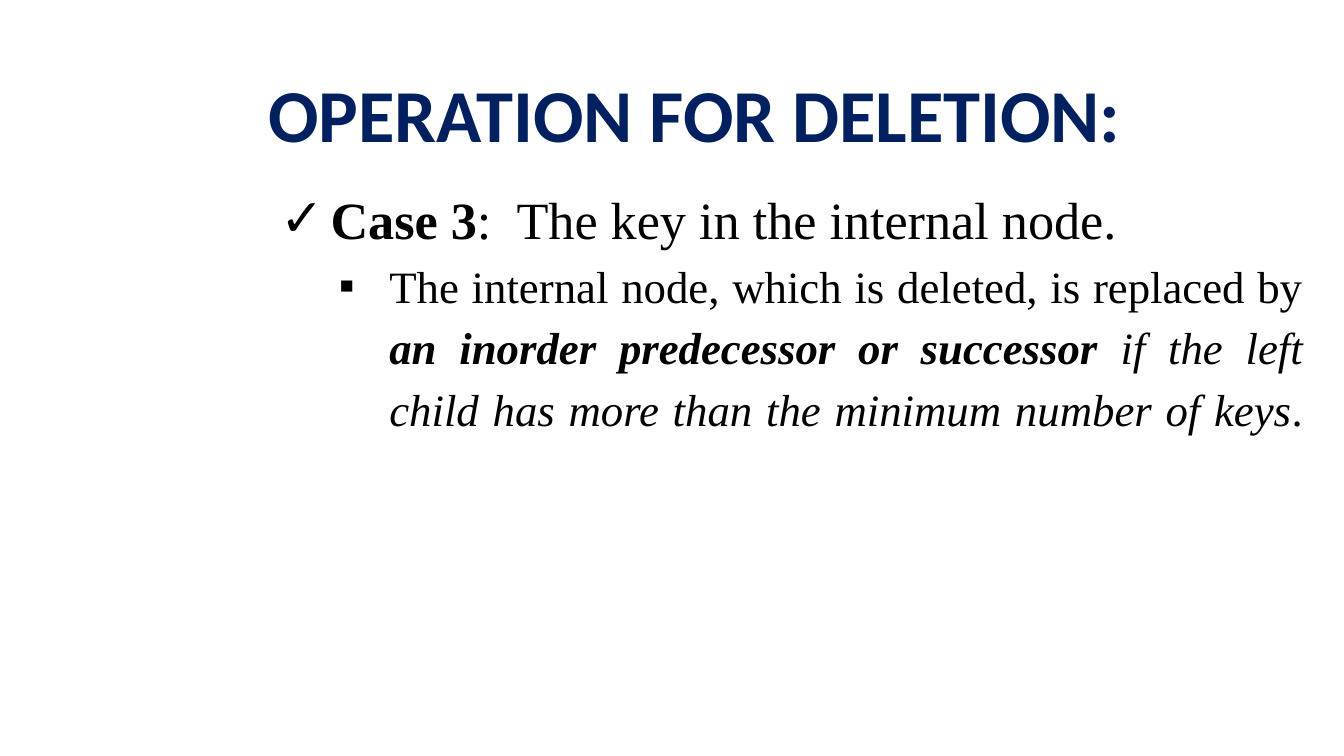
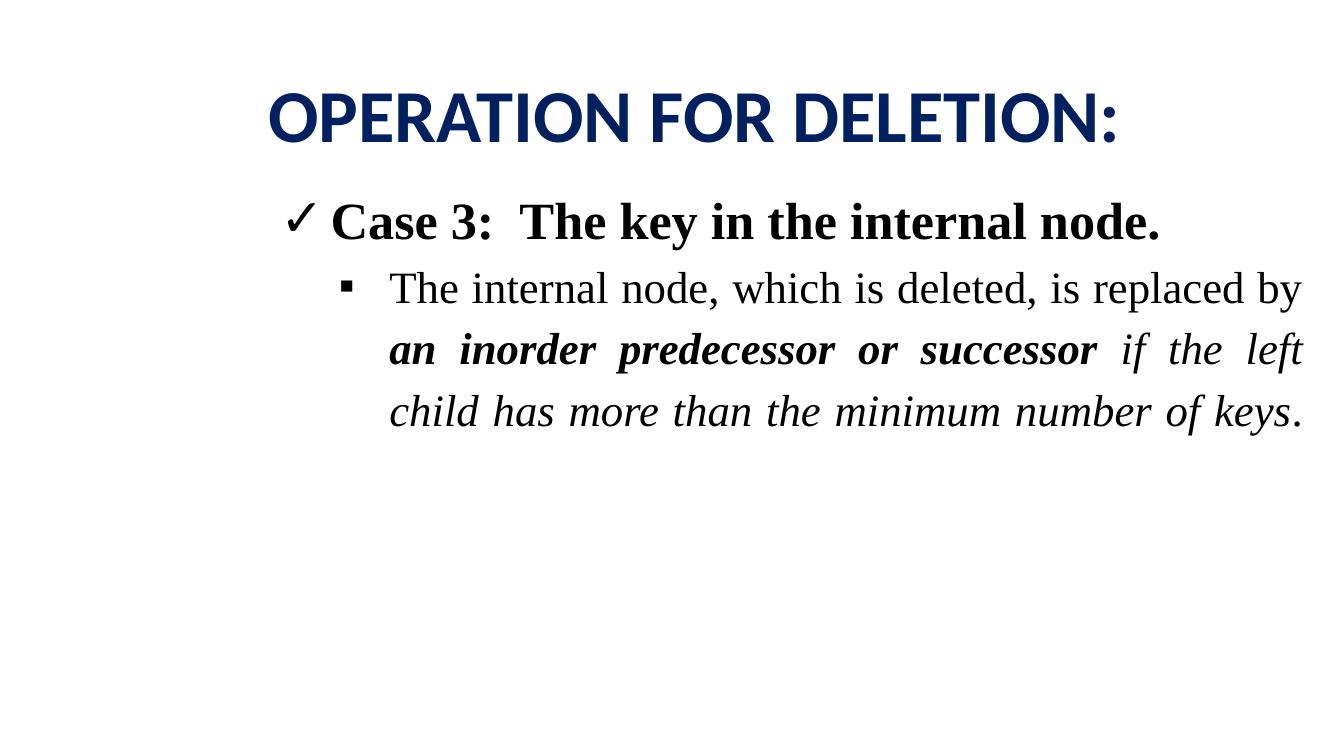
Before and after one commit to viettungvuong/Seminar, a slide deck: slide 66 of Seminar.pptx. Drawn at 1344x756 pixels with LibreOffice and Linux fonts; fonts in the diff are those of the drawing; background and template pictures are left out. Boxes give left, top, right and bottom in pixels: in the first picture for what was removed or moved away, otherwise in the second. Text is boxed around its words. In the diff, an @@ line names an element or a change of style, - is before the commit and + after.

```diff
--- a/Seminar.pptx
+++ b/Seminar.pptx
@@ text at (x1=331, y1=202, x2=1160, y2=250): bold on in "3: The key in the internal node." @@
```
Also in this commit, not shown: 8 other slides changed, 1 other file.
